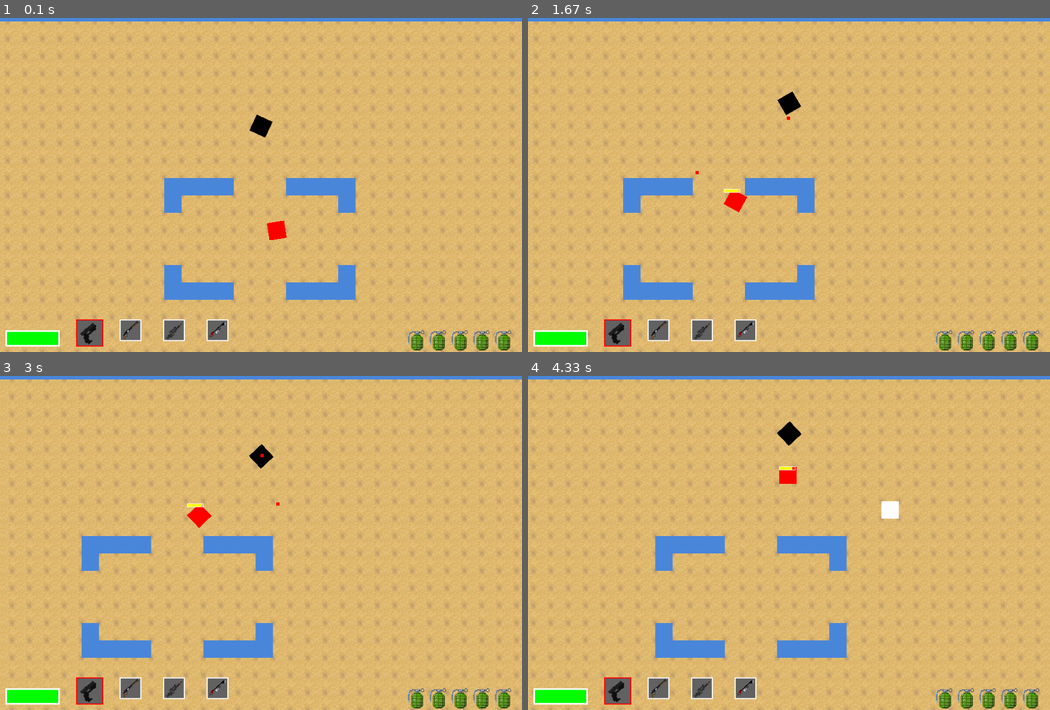
Above: before the commit, frames 1-4 (two rows, left to right).
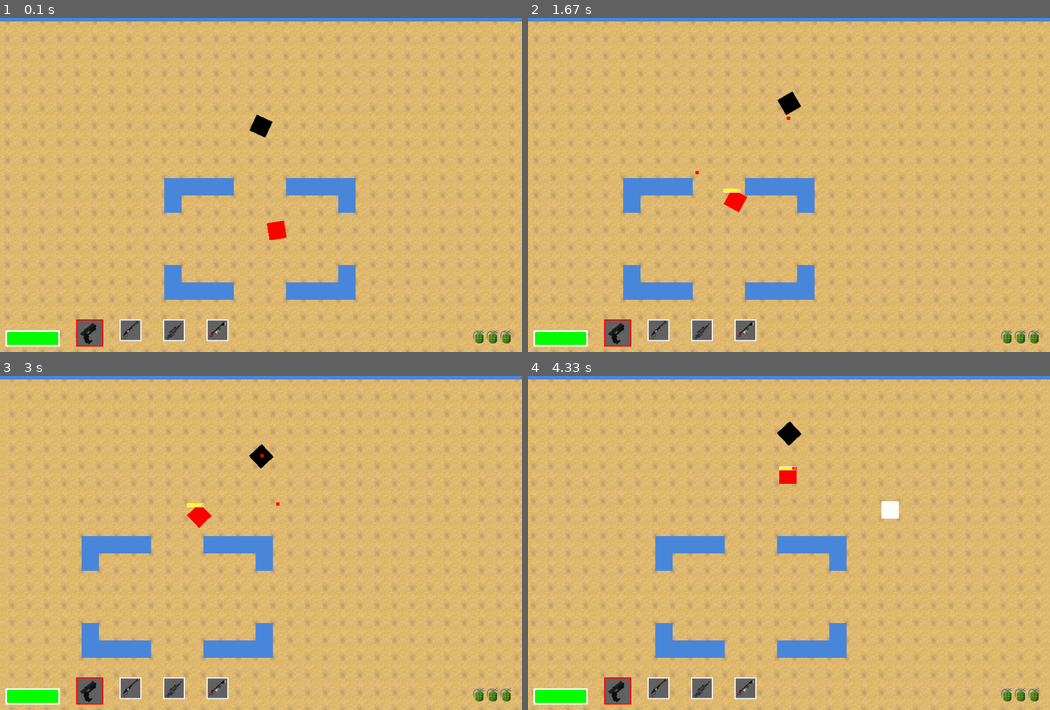
Above: after the commit, the same moments.

Repository: kangshwan/coop_pygame
Game: pygame game, started from main.py
Same seed, same stepped clock (60 frames per second), same inputs: the game is played once before the commit and once after it.
Inputs (mouse positions are in pixels of both pictures, inside the frame that each line leads up to):
- Up to frame 1 (0.1 s): no input
- Up to frame 2 (1.67 s): press the mouse at (956, 168) at 0.37 s; move the mouse to (872, 185) at 0.47 s; release the mouse at (789, 201) at 0.6 s; hold D 0.67-1.13 s; click (663, 181) at 0.75 s; hold W 1.17-1.47 s; click (627, 258) at 1.25 s; hold D from 1.5 s (still down); click (851, 208) at 1.58 s
- Up to frame 3 (3 s): release D at 1.97 s; hold A 2-2.53 s; click (135, 466) at 2.08 s; hold S 2.57-2.87 s; click (266, 573) at 2.65 s; hold A from 2.9 s (still down); click (459, 666) at 2.98 s
- Up to frame 4 (4.33 s): release A at 3.3 s; hold W 3.33-3.7 s; click (705, 422) at 3.42 s; hold D from 3.73 s (still down); click (971, 626) at 3.82 s

The runs differ from the first frame. In frame 1, 0.8% of the frame differs, in the area x 78-98%, y 93-100%; in frame 2, 0.8%; in frame 3, 0.8%; in frame 4, 0.8%.

Commit message:
added generade throwing img

Diff:
--- a/hud.py
+++ b/hud.py
@@ -88,12 +88,12 @@
 
 def draw_grenade_list(surf, grenade_left):
     for idx in range(grenade_left):
-        draw_grenade(surf, WIDTH - 50 - (idx*40), HEIGHT-40)
+        draw_grenade(surf, WIDTH-40-(idx*25), HEIGHT-40)
     pass
 def draw_grenade(surf, x, y):
     game_folder = path.dirname(__file__)
     img_folder = path.join(game_folder, 'Image')
-    image = pg.transform.scale(pg.image.load(path.join(img_folder, GRENADE_IMG)).convert_alpha(),(30, 37))
+    image = pg.transform.scale(pg.image.load(path.join(img_folder, GRENADE_IMG)).convert_alpha(),(20, 24))
 
     surf.blit(image, (x, y))
     pass
--- a/main.py
+++ b/main.py
@@ -158,12 +158,10 @@
         for hit in hits:
             if self.player.amor > 0:
                 self.player.amor -= GRENADE_DAMAGE
-                print(self.player.amor)
                 if self.player.amor < 0:
                     self.player.health += self.player.amor
             else:
                 self.player.health -= GRENADE_DAMAGE
-                print(self.player.health)
             hit.vel = vec(0, 0)
             if self.player.health <= 0:
                 self.playing = False
@@ -221,6 +219,7 @@
         img_folder = path.join(game_folder, 'Image')
         self.map = Map(path.join(game_folder,'map','map.txt'))
         self.ground_img = pg.image.load(path.join(img_folder, GROUND_IMG)).convert_alpha()
+        self.grenade_img = pg.image.load(path.join(img_folder, GRENADE_THROW_IMG)).convert_alpha()
 
         pass
 
--- a/setting.py
+++ b/setting.py
@@ -98,3 +98,4 @@
 WEAPON_IMGS.append('sniper_2.png')#sniper image
 WEAPON_IMGS.append('flamethrower.png')#flamethrower image
 GRENADE_IMG = 'grenade.png'
+GRENADE_THROW_IMG = 'grenade_throw.png'
--- a/sprites.py
+++ b/sprites.py
@@ -75,7 +75,8 @@
         self.weapon = 'pistol'
         self.weapon_rate = WEAPONS[self.weapon]['rate']
         self.weapon_damage = WEAPONS[self.weapon]['damage']
-        self.grenade = [True, 5]
+        self.grenade = [True, 3]
+        self.money = 0
 
     def load_images(self):
         self.image = pg.Surface(self.size, pg.SRCALPHA)
@@ -120,7 +121,6 @@
         key = pg.mouse.get_pressed()
         if key[0]:
             if self.gun_status[self.gun_select][0]:
-                print("passed test")
                 self.shoot(self.gun_select)
         if key[2]:
             #마우스 우클릭시
@@ -135,7 +135,6 @@
                     self.grenade[1] -= 1
                     if self.grenade[1] <= 0:
                         self.grenade[0] = False
-                    print('fire in the hole!')
 
     def shoot(self, gun_select):
         now = pg.time.get_ticks()
@@ -157,8 +156,6 @@
                 pass
             elif self.gun_status[self.gun_select][1] <= 0:
                 self.gun_status[self.gun_select][0] = False
-                print("no longer use")
-            print('left bullet', self.gun_status[self.gun_select][1])
 
     def update(self):
         self.now =pg.time.get_ticks()
@@ -287,7 +284,6 @@
         # Create a new rect with the center of the old rect.
         self.rect = self.image.get_rect(center=self.rect.center)
 
-
 class Bullet(pg.sprite.Sprite):
     def __init__(self, game, pos, dir):
         self.groups = game.all_sprites, game.bullets
@@ -322,13 +318,15 @@
         pg.sprite.Sprite.__init__(self, self.groups)
         self.game = game
         self.size = (10,10)
-        self.load_images()
+        self.image = game.grenade_img
+        self.origin_image = self.image.copy()
         self.rect = self.image.get_rect()
         self.pos = vec(pos)
         self.rect.center = pos
         self.dir = dir
         self.speed = GRENADE_SPEED
         self.spawn_time = pg.time.get_ticks()
+        self.rot = 0
 
         self.power = magnitude
         if self.power > 300:
@@ -339,10 +337,6 @@
             self.speed *= 0.6
         else:
             self.speed *= 0.4
-
-    def load_images(self):
-        self.image = pg.Surface(self.size, pg.SRCALPHA)
-        self.image.fill(GRENADE)
 
     def update(self):
         self.vel = self.dir * self.speed
@@ -355,6 +349,9 @@
         self.reflect_with_walls('x')
         self.rect.centery = self.pos.y
         self.reflect_with_walls('y')
+        self.image = pg.transform.rotate(self.origin_image, self.rot%360)
+        if self.vel.length() >0:
+            self.rot += 10
 
         if pg.time.get_ticks() - self.spawn_time > GRENADE_LIFETIME:
             self.kill()
@@ -446,6 +443,7 @@
         self.rect.center = self.hitbox.center
         #bullet이랑 enemy가 충돌시 둘 다 kill
         if self.health <= 0:
+            self.game.player.money += 100
             self.kill()
 
     def draw_health(self):
@@ -472,6 +470,7 @@
         # 추후 random을 통해 바꿔야함.
         #self.item_no = random.choice(ITEM_KIND)
         self.item_no = 4
+
 class Explode(pg.sprite.Sprite):
     def __init__(self, game, pos):
         self.groups = game.all_sprites, game.explode
Binary file added: Image/grenade_throw.png
